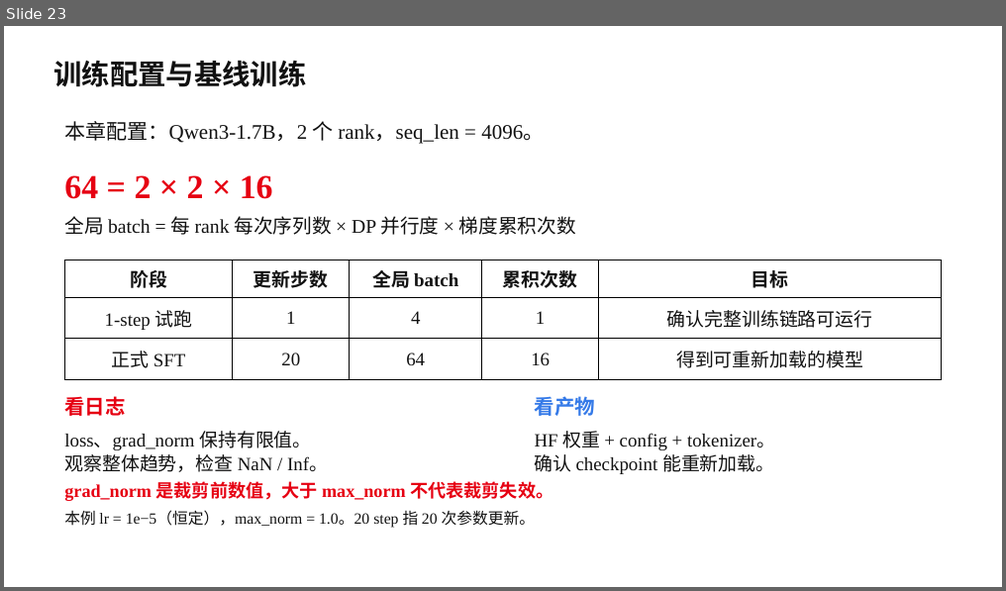
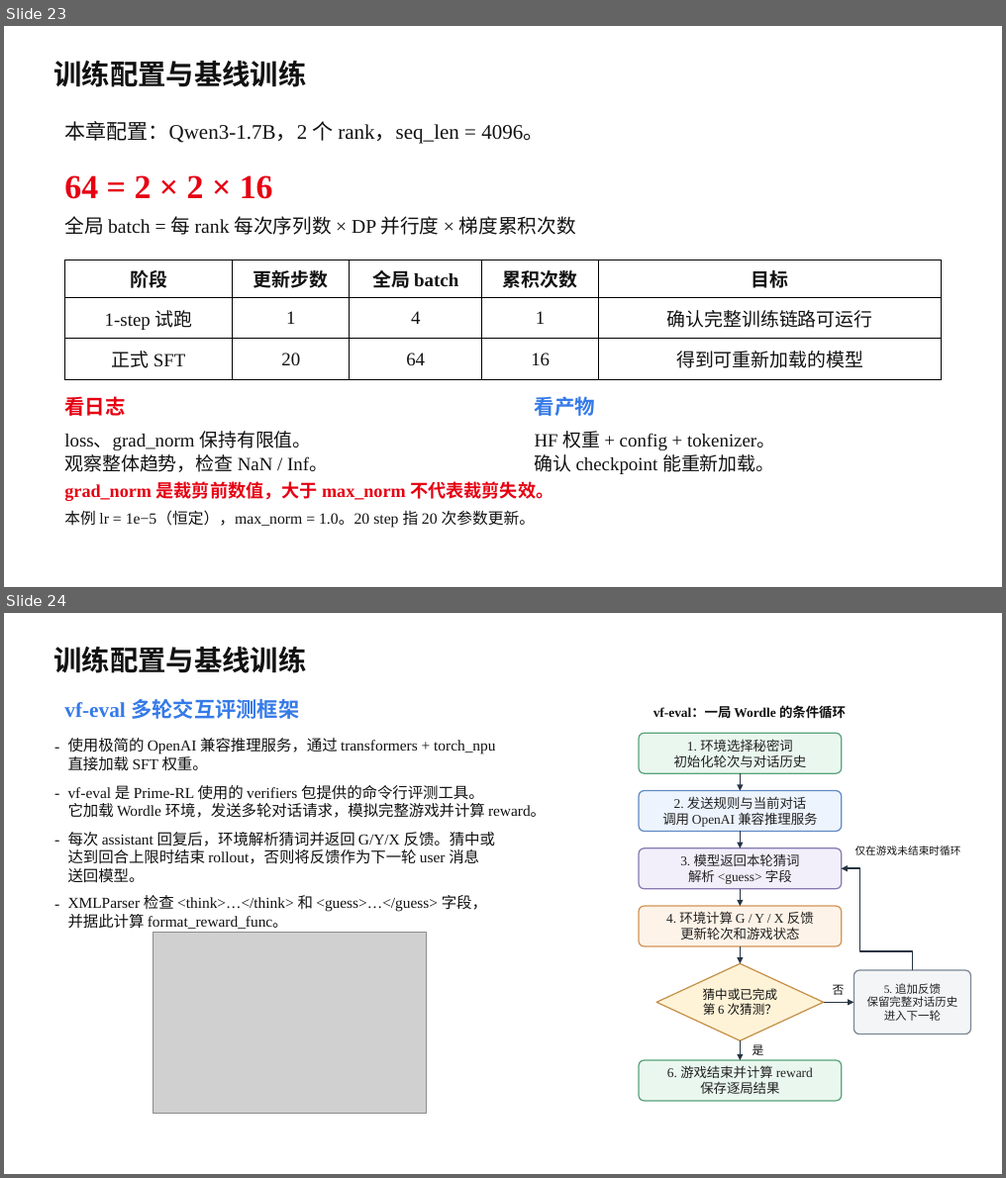
Before and after one commit to hicann/cann-learning-hub, a slide deck: tutorials/sft_training_pipeline/slides/01_sft_training_pipeline.pptx. Shown one above the other, each under a label of ours: slide 23 before the commit, slides 23 and 24 after it. The pictures are 1006x591 and 1006x1178 pixels, drawn with LibreOffice and Linux fonts; fonts in the diff are those of the drawing; grey boxes stand for pictures; background and template pictures are left out. Boxes give left, top, right and bottom in pixels: in the first picture for what was removed or moved away, otherwise in the second. Text is boxed around its words. In the diff, an @@ line names an element or a change of style, - is before the commit and + after.

Commit message:
docs: 调整SFT课程PPT框架层级并重制多轮评测课件

# message auto-generated for no-merge-commit merge:
!1194 merge master into master

docs: 调整SFT课程PPT框架层级并重制多轮评测课件

Description: ## 描述
课程PPT的torchtitan和torchtitan-npu层级存在问题

## 关联的Issue
<!-- 如果这个PR是为了解决特定的Issue，请在这里提供Issue链接。-->
<!-- 如果这个PR是为了解决特定的问题单，请在这里描述问题单单号。-->

## 测试
<!--描述进行了哪些测试来验证你的改动。包括但不限于二级冒烟、算子泛化等。-->

## 文档更新
<!--如果这个PR包含文档的更新，请在这里指出。例如：更新了README.md文件。-->

## 类型标签
<!--  [x] 表示选中 -->
- [ ] Bug修复
- [ ] 新特性
- [x] 内容优化
- [ ] 其他，请描述：

## 其他信息
<!-- 在这里可以添加任何与这个 Pull Request 相关的其他说明。 -->

See merge request: cann/cann-learning-hub!1194

```diff
--- a/tutorials/sft_training_pipeline/slides/01_sft_training_pipeline.pptx
+++ b/tutorials/sft_training_pipeline/slides/01_sft_training_pipeline.pptx
@@ slide 24 added at [4,613,1002,1174], background picture (left out) @@
@@ text added at [54,646,306,673], 27 pt, text #111111, bold @@
+训练配置与基线训练
@@ text added at [64,699,299,719], 20.2 pt, text #357AE8, bold @@
+vf-eval 多轮交互评测框架
@@ text added at [653,705,846,718], 12.8 pt, text #111111, bold @@
+vf-eval：一局 Wordle 的条件循环
@@ text added at [54,737,63,756], 15 pt, text #111111 @@
+-
@@ text added at [68,738,495,771], 14.6 pt, text #111111 @@
+使用极简的 OpenAI 兼容推理服务，通过 transformers + torch_npu
+直接加载 SFT 权重。
@@ rounded rectangle added at [639,733,842,773], fill #EAF7EF, outline #59A47B 1.2 pt, 12.8 pt, text #222222 @@
+1. 环境选择秘密词
+初始化轮次与对话历史
@@ text added at [54,783,63,802], 15 pt, text #111111 @@
+-
@@ text added at [68,785,546,818], 14.6 pt, text #111111 @@
+vf-eval 是 Prime-RL 使用的 verifiers 包提供的命令行评测工具。
+它加载 Wordle 环境，发送多轮对话请求，模拟完整游戏并计算 reward。
@@ arrow added from (740, 774) to (740, 791), #263442 1.5 pt @@
@@ rounded rectangle added at [639,791,842,832], fill #EDF4FD, outline #608AC5 1.2 pt, 12.8 pt, text #222222 @@
+2. 发送规则与当前对话
+调用 OpenAI 兼容推理服务
@@ text added at [54,830,63,849], 15 pt, text #111111 @@
+-
@@ text added at [68,832,495,883], 14.6 pt, text #111111 @@
+每次 assistant 回复后，环境解析猜词并返回 G/Y/X 反馈。猜中或
+达到回合上限时结束 rollout，否则将反馈作为下一轮 user 消息
+送回模型。
@@ rounded rectangle added at [639,849,842,889], fill #F2EFFA, outline #8879B2 1.2 pt, 12.8 pt, text #222222 @@
+3. 模型返回本轮猜词
+解析 <guess> 字段
@@ arrow added from (740, 832) to (740, 849), #263442 1.5 pt @@
@@ text added at [855,846,961,856], 10.1 pt, text #111111 @@
+仅在游戏未结束时循环
@@ elbow arrow added from (913, 970) to (842, 869), #263442 1.5 pt @@
@@ text added at [54,894,63,912], 15 pt, text #111111 @@
+-
@@ text added at [68,895,487,929], 14.6 pt, text #111111 @@
+XMLParser 检查 <think>…</think> 和 <guess>…</guess> 字段，
+并据此计算 format_reward_func。
@@ rounded rectangle added at [639,906,842,947], fill #FEF3E8, outline #D19453 1.2 pt, 12.8 pt, text #222222 @@
+4. 环境计算 G / Y / X 反馈
+更新轮次和游戏状态
@@ arrow added from (740, 889) to (740, 906), #263442 1.5 pt @@
@@ picture added at [152,932,426,1114] @@
@@ diamond added at [656,964,824,1042], fill #FFF3D7, outline #C5914A 1.2 pt @@
@@ arrow added from (740, 947) to (740, 964), #263442 1.5 pt @@
@@ text added at [703,988,778,1015], 12 pt, text #111111 @@
+猜中或已完成
+第 6 次猜测？
@@ text added at [833,984,845,995], 11.2 pt, text #111111 @@
+否
@@ rounded rectangle added at [853,970,970,1035], fill #F3F5F7, outline #7B8795 1.2 pt, 10.9 pt, text #222222 @@
+5. 追加反馈
+保留完整对话历史
+进入下一轮
@@ arrow added from (824, 1002) to (853, 1002), #263442 1.5 pt @@
@@ arrow added from (740, 1042) to (740, 1060), #263442 1.5 pt @@
@@ text added at [752,1045,764,1056], 11.2 pt, text #111111 @@
+是
@@ rounded rectangle added at [639,1060,842,1101], fill #EAF7EF, outline #59A47B 1.2 pt, 12.8 pt, text #222222 @@
+6. 游戏结束并计算 reward
+保存逐局结果
```
Also in this commit, not shown: 2 slides changed.
